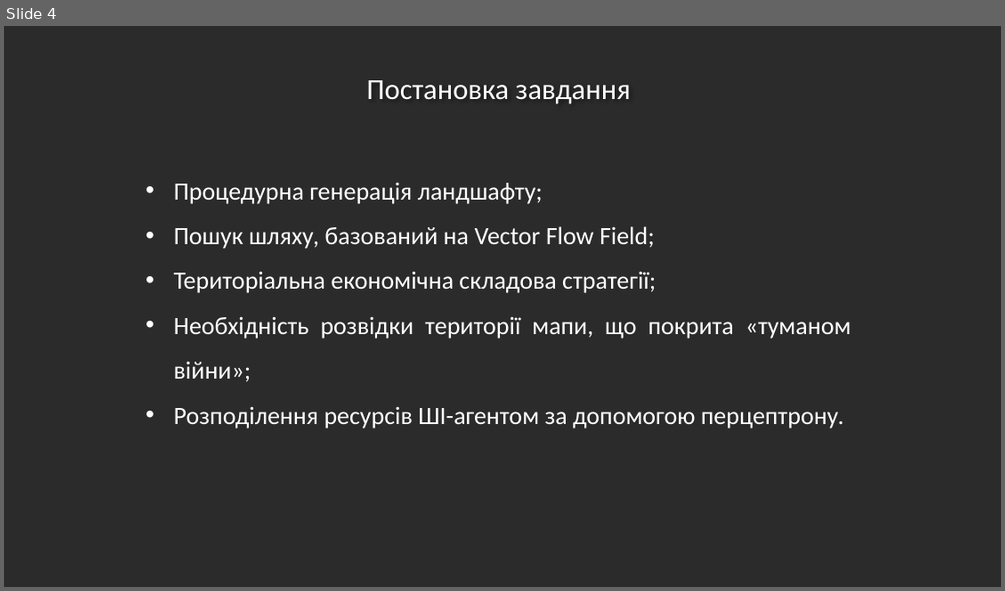
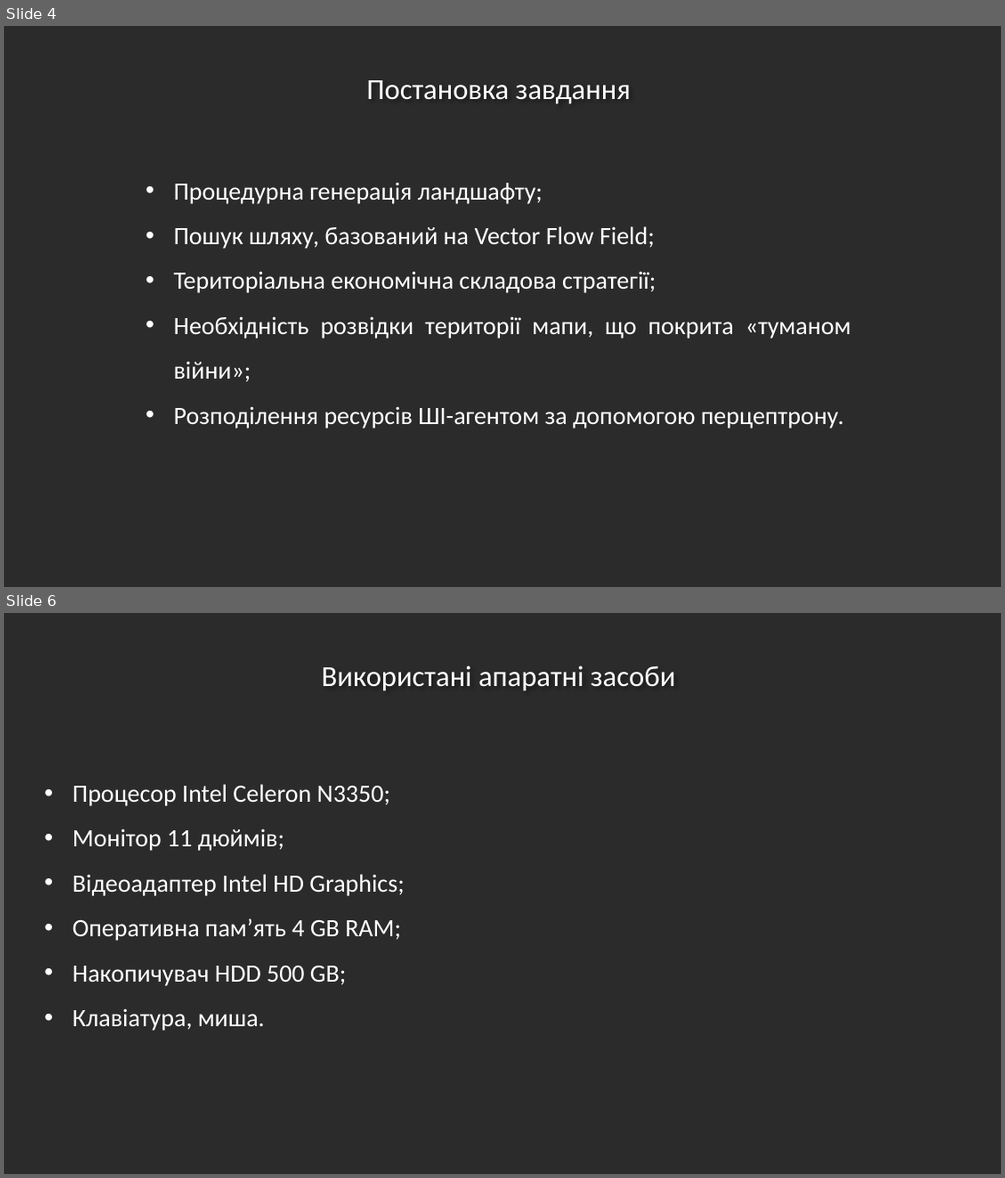
Before and after one commit to AkakiyAndrew/diploma, a slide deck: Диплом_Бондарь.А.П._презентация.pptx. Shown one above the other, each under a label of ours: slide 4 before the commit, slides 4 and 6 after it; the slides between them are not shown. The pictures are 1005x591 and 1005x1178 pixels, drawn with LibreOffice and Linux fonts; fonts in the diff are those of the drawing; background and template pictures are left out; a plain dark background stands for a picture behind light text. Boxes give left, top, right and bottom in pixels: in the first picture for what was removed or moved away, otherwise in the second. Text is boxed around its words. In the diff, an @@ line names an element or a change of style, - is before the commit and + after.

```diff
--- a/Диплом_Бондарь.А.П._презентация.pptx
+++ b/Диплом_Бондарь.А.П._презентация.pptx
@@ slide 6 added at (x1=4, y1=613, x2=1001, y2=1174), background picture (left out) @@
@@ text added at (x1=322, y1=666, x2=675, y2=691), 28 pt, text #FFFFFF @@
+Використані апаратні засоби
@@ text added at (x1=73, y1=784, x2=404, y2=1030), 24 pt, text #FFFFFF @@
+• Процесор Intel Celeron N3350;
+• Монітор 11 дюймів;
+• Відеоадаптер Intel HD Graphics;
+• Оперативна пам’ять 4 GB RAM;
+• Накопичувач HDD 500 GB;
+• Клавіатура, миша.
```
Also in this commit, not shown: 1 other slide added, 1 other file.
